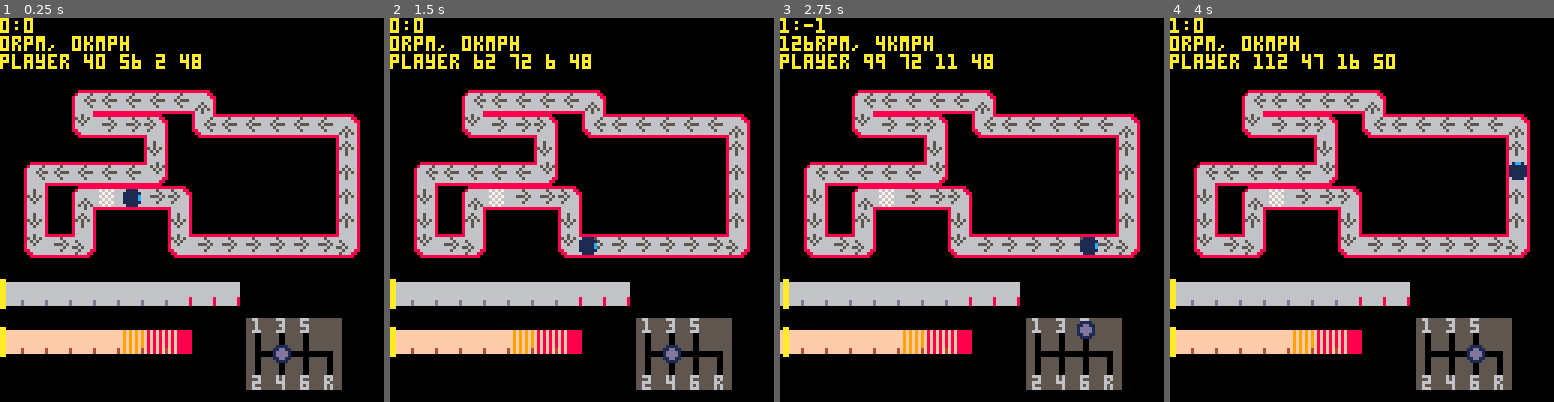
Above: before the commit, frames 1-4 (left to right).
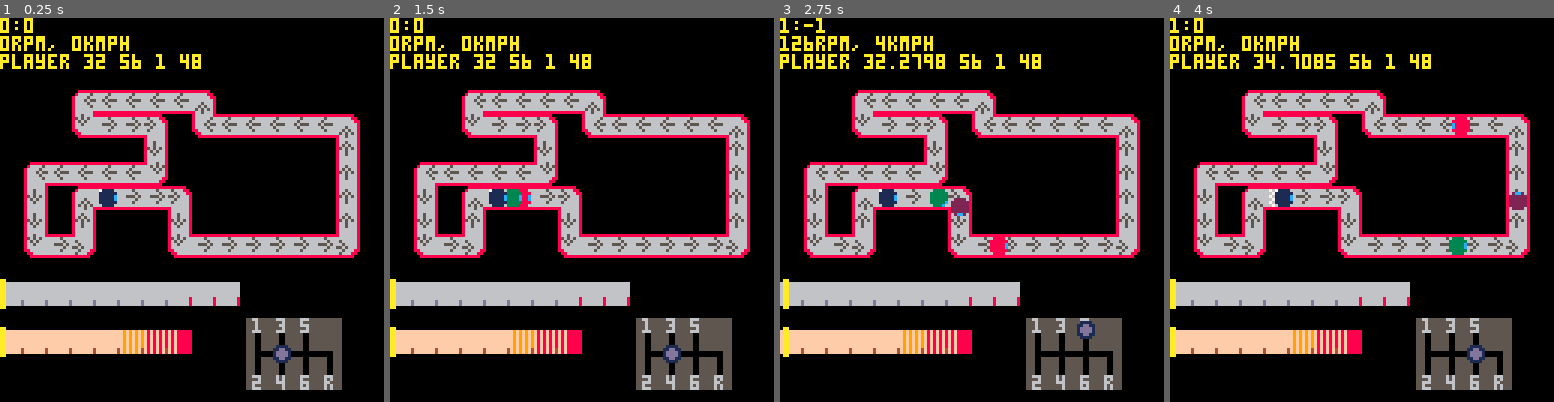
Above: after the commit, the same moments.

Repository: VedVid/PICOdrag
Game: PICO-8 cartridge picodrag.p8
The game is run twice, just before and just after one commit, with the same random seed, the same clock (stepped at 60 frames per second) and the same inputs.
Inputs:
- Up to frame 1 (0.25 s): no input
- Up to frame 2 (1.5 s): no input
- Up to frame 3 (2.75 s): hold Right 1.6-2.1 s; hold Up 2.15-2.42 s; hold Right from 2.47 s (still down)
- Up to frame 4 (4 s): release Right at 3.03 s; hold Left 3.08-3.58 s; hold Down 3.63-3.97 s

The runs differ from the first frame. In frame 1, 0.5% of the frame differs, in the area x 21-43%, y 9-50%; in frame 2, 0.8%; in frame 3, 1.6%; in frame 4, 1.7%, in the area x 22-93%, y 9-62%.

Commit message:
New player movement kinda works, but it seems to have the same issue as the previous one - the "real" acceleration is "choppy", Hondu at 250kmph and 270kmph is totally different car

Diff:
--- a/picodrag.p8
+++ b/picodrag.p8
@@ -6,7 +6,7 @@
 function _init()
  pi = 3.14
  fps = 30
- km_ratio = 0.1
+ km_ratio = 0.01
  track = make_track()
  player = make_player()
  opponents = make_opponents()
@@ -467,14 +467,25 @@
  end
 
  if (ncell[1]+track.x > actor.x) then
-  actor.x += 1
+  actor.x += actor.car.current_speed * km_ratio
+  if (ncell[1]+track.x < actor.x) then
+   actor.x = ncell[1]+track.x
+  end
  elseif (ncell[1]+track.x < actor.x) then
-  actor.x -= 1
- end
- if (ncell[2]+track.y > actor.y) then
-  actor.y += 1
+  actor.x -= actor.car.current_speed * km_ratio
+  if (ncell[1]+track.x > actor.x) then
+   actor.x = ncell[1]+track.x
+  end
+ elseif (ncell[2]+track.y > actor.y) then
+  actor.y += actor.car.current_speed * km_ratio
+  if (ncell[2]+track.y < actor.y) then
+   actor.y = ncell[2]+track.y
+  end
  elseif (ncell[2]+track.y < actor.y) then
-  actor.y -= 1
+  actor.y -= actor.car.current_speed * km_ratio
+  if (ncell[2]+track.y > actor.y) then
+   actor.y = ncell[2]+track.y
+  end
  end
 
  if (ncell[1]+track.x == actor.x and
